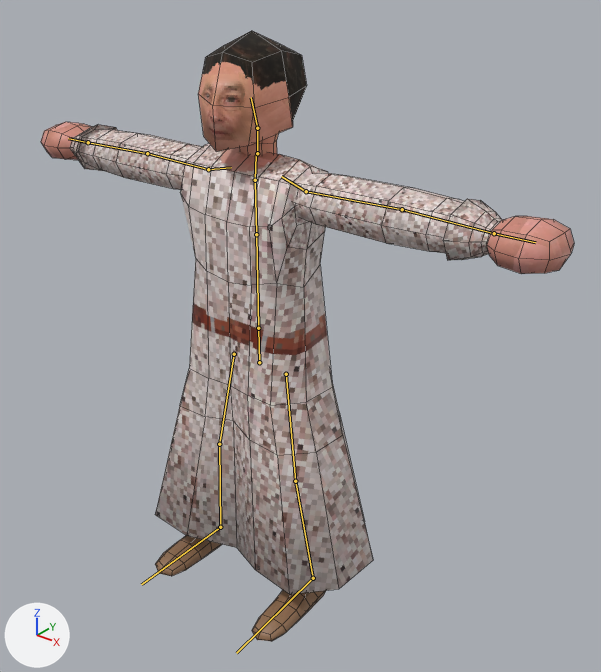
Before and after pictures for a commit that changed the Blender file asset/model/character/human_monk1.blend.
Both versions are drawn from a 50 mm camera at (8.27, -9.24, 3.82) aimed at (0.77, 0.13, -1.98). Every picture has the same lights, and +X, +Y and +Z are marked at lower left. The first picture is the older version. The bones that bend it are drawn over the model as lines. Mesh edges are drawn as thin lines.
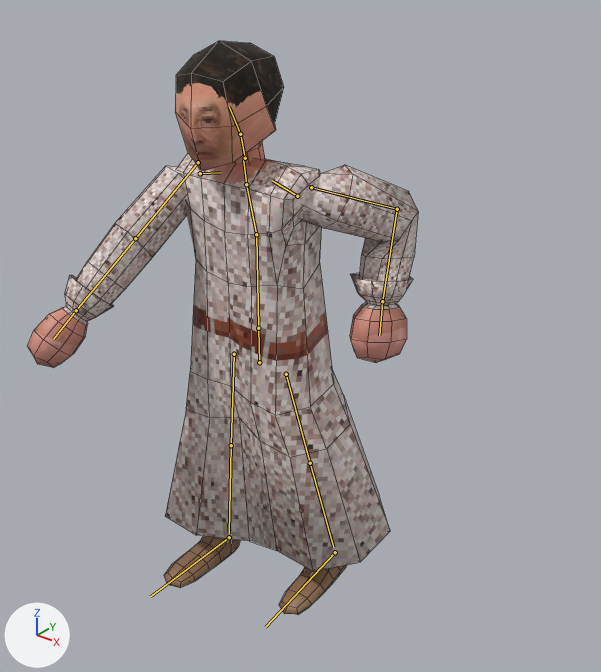
The newer file adds an action. The first version stands in its rest pose; the second is drawn at frame 21 of the action 'Swing'.

Boxes [x1, y1, x2, y2] around the edits, measured in the pictures (601 x 672 px):
'Cube', posed (7% shorter)
    before: [155, 144, 373, 594]
    after: [165, 154, 390, 571]
'Cube.001', posed (27% narrower, 33% taller)
    before: [41, 122, 574, 274]
    after: [28, 165, 418, 368]
'Cube.003', posed (8% taller)
    before: [198, 31, 307, 151]
    after: [175, 41, 284, 171]
'Cube.002', posed
    before: [155, 535, 326, 641]
    after: [164, 536, 347, 614]
'Cube.004', posed
    before: [240, 134, 278, 156]
    after: [234, 141, 265, 164]
bone 'Chest', root to tip
    before: (256, 234) to (255, 180)
    after: (256, 234) to (246, 184)
bone 'Shoulder_L', root to tip
    before: (306, 191) to (402, 209)
    after: (311, 187) to (397, 209)
bone 'Shoulder_R', root to tip
    before: (208, 169) to (147, 153)
    after: (198, 162) to (135, 238)
bone 'Foot_L', root to tip
    before: (313, 578) to (236, 653)
    after: (335, 552) to (265, 627)

The change in detail:
Bone 'Chest' (bone_chest) turns from (0, 0, 0) to (13, 0, 0) degrees about its own x, y and z.
Bone 'Shoulder_L' (bone_shoulder_l) moves from (0.0, 0.0, 0.0) to (-0.09, 0.16, -0.14).
Bone 'Shoulder_R' (bone_shoulder_r) moves from (0.0, 0.0, 0.0) to (0.09, 0.16, -0.14).
Bone 'WristIK_L' (bone_wristik_l) moves from (0.0, 0.0, 0.0) to (-2.14, -1.8, -0.86).
Bone 'AnkleIK_L' (bone_ankleik_l) moves from (0.0, 0.0, 0.0) to (-0.16, 0.89, -0.08).
Bone 'Foot_L' (bone_foot_l) turns from (0, 0, 0) to (-4, 0, 0) degrees about its own x, y and z.
Bone 'ElbowIK_L' (bone_elbowik_l) moves from (0.0, 0.0, 0.0) to (0.46, -0.25, -0.88).
Bone 'WristIK_R' (bone_wristik_r) moves from (0.0, 0.0, 0.0) to (2.14, -2.32, 2.86).
Bone 'AnkleIK_R' (bone_ankleik_r) moves from (0.0, 0.0, 0.0) to (0.22, 0.0, -0.15).
Bone 'ElbowIK_R' (bone_elbowik_r) moves from (0.0, 0.0, 0.0) to (-1.72, 0.41, 0.25).
